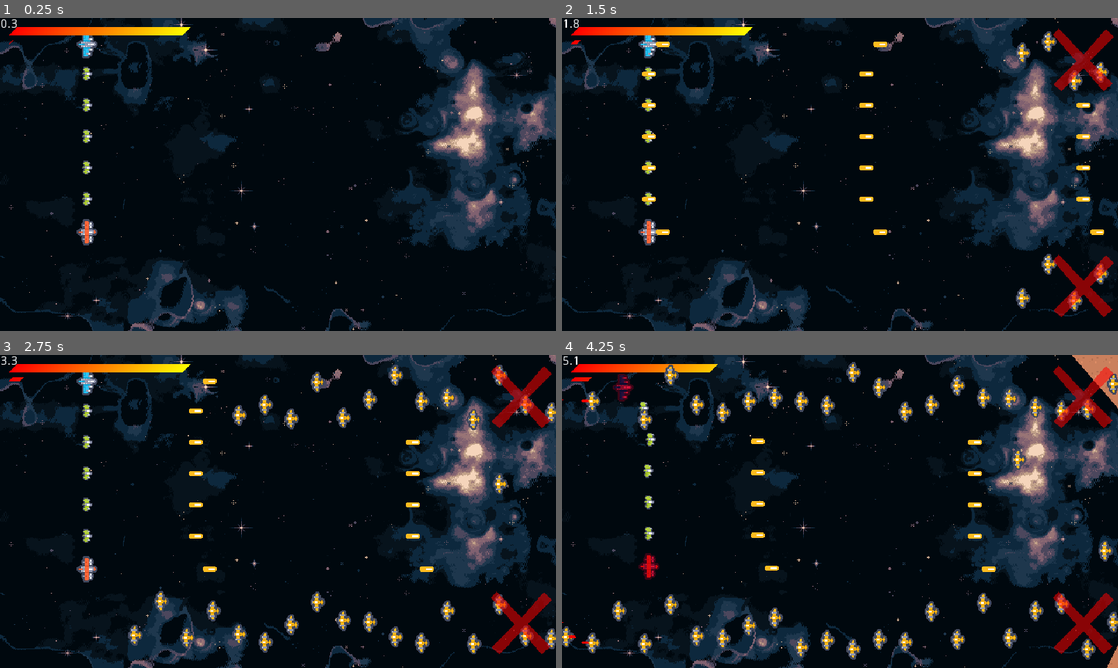
Above: before the commit, frames 1-4 (two rows, left to right).
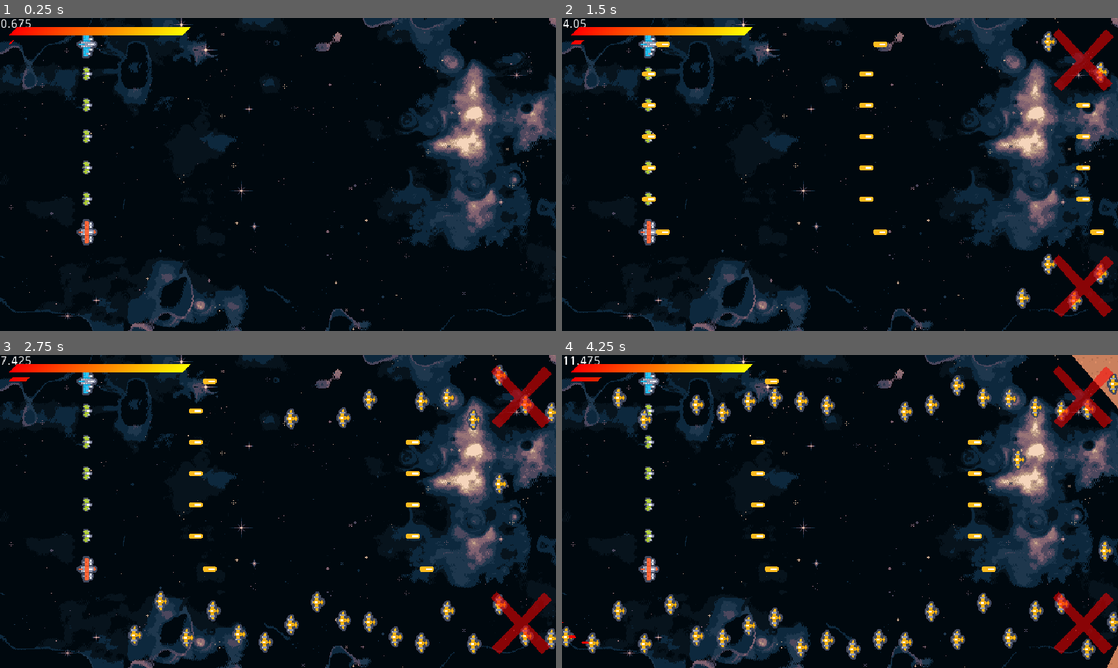
Above: after the commit, the same moments.

Repository: Extor3D/DestinysClan
Game: Godot game, scene res://TestScene.tscn
Two runs of this game, one before a commit and one after it. Both use one fixed random seed, a clock stepped at 60 frames per second and the inputs below.
Inputs (mouse positions are in pixels of both pictures, inside the frame that each line leads up to):
- Up to frame 1 (0.25 s): no input
- Up to frame 2 (1.5 s): move the mouse to (962, 158) at 0.52 s; hold Space (activate_formation) 0.53-1.28 s; click (962, 158) at 0.67 s; move the mouse to (728, 190) at 1.27 s; tap Space (activate_formation) at 1.35 s; click (728, 190) at 1.42 s
- Up to frame 3 (2.75 s): move the mouse to (333, 442) at 2.02 s; hold Space (activate_formation) from 2.03 s (still down); click (333, 442) at 2.17 s
- Up to frame 4 (4.25 s): move the mouse to (812, 574) at 2.77 s; release Space (activate_formation) at 2.78 s; tap Space (activate_formation) at 2.85 s; click (812, 574) at 2.92 s; move the mouse to (1006, 558) at 3.52 s; hold Space (activate_formation) from 3.53 s (still down); click (1006, 558) at 3.67 s

The runs differ from the first frame. In frame 1, less than 0.1% of the frame differs, in the area x 1-6%, y 0-9%; in frame 2, 0.3%; in frame 3, 0.5%; in frame 4, 1.9%, in the area x 0-59%, y 0-73%.

Commit message:
Cambio la formula de daño del jugador

Diff:
--- a/SpaceshipHarem/Player/Player.tscn
+++ b/SpaceshipHarem/Player/Player.tscn
@@ -9,11 +9,6 @@
 
 [node name="Player" type="Node2D"]
 script = ExtResource( 4 )
-stat_health = 0
-stat_agility = 0
-stat_range = 0
-stat_energy = 0
-stat_mind = 0
 
 [node name="Ship1" parent="." instance=ExtResource( 3 )]
 collision_mask = 13
--- a/SpaceshipHarem/Player/Scripts/Player.gd
+++ b/SpaceshipHarem/Player/Scripts/Player.gd
@@ -29,7 +29,7 @@
 
 func _ready():
 	$ShotTimer.wait_time = cadence
-	damage = stat_range + 1
+	damage = 1 + stat_range * 0.2
 	max_health = stat_health + 5
 	max_energy = 50 + stat_energy * 5
 	speed = 300 + stat_agility * 70
